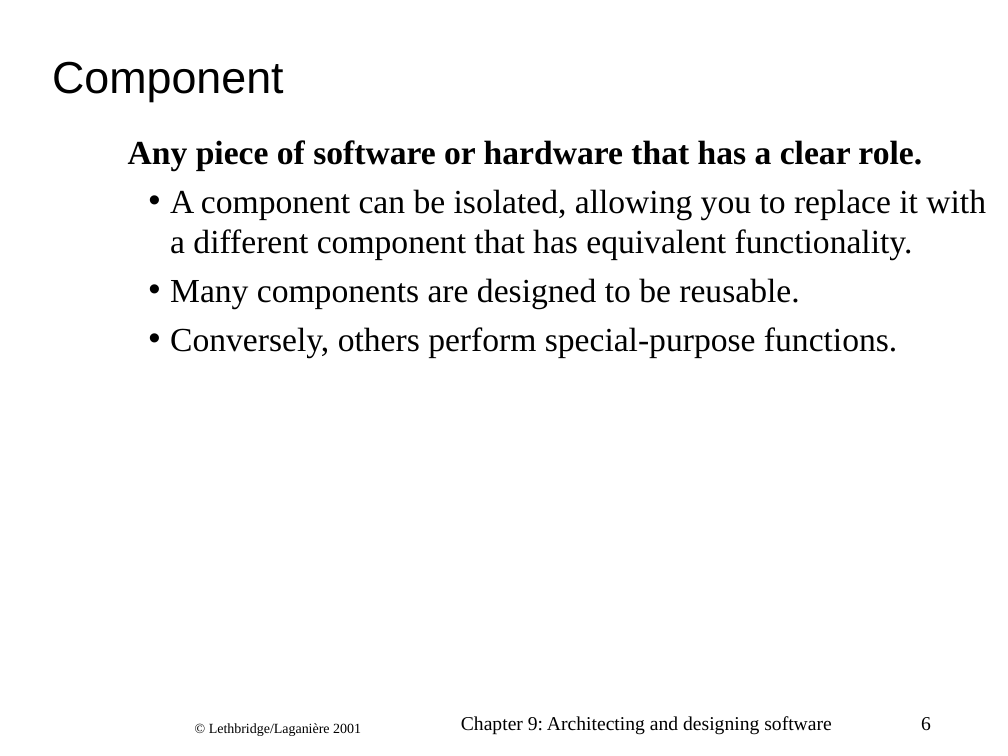
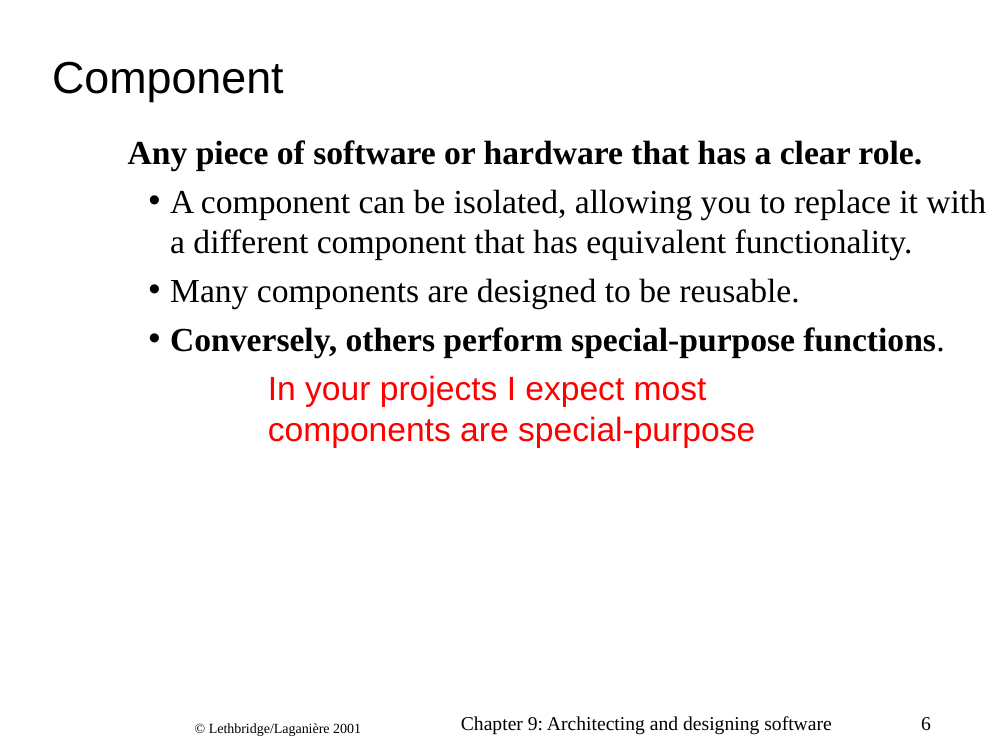
Before and after one commit to CphBusCosSem2/week9-14-Project-part-1, a slide deck: slide 6 of arch-LethbridgeLaganiere_ch09.ppt. Drawn at 1008x756 pixels with LibreOffice and Linux fonts; fonts in the diff are those of the drawing; background and template pictures are left out. Boxes give left, top, right and bottom in pixels: in the first picture for what was removed or moved away, otherwise in the second. Text is boxed around its words. In the diff, an @@ line names an element or a change of style, - is before the commit and + after.

```diff
--- a/arch-LethbridgeLaganiere_ch09.ppt
+++ b/arch-LethbridgeLaganiere_ch09.ppt
@@ text at (x1=170, y1=327, x2=944, y2=357): bold on in "Conversely, others perform special-purpose functions." @@
@@ text added at (x1=268, y1=375, x2=755, y2=448), 24 pt, text #FF0000 @@
+In your projects I expect most components are special-purpose
```
Also in this commit, not shown: 15 other slides changed, 1 slide added, 1 slide removed, 1 other file.
